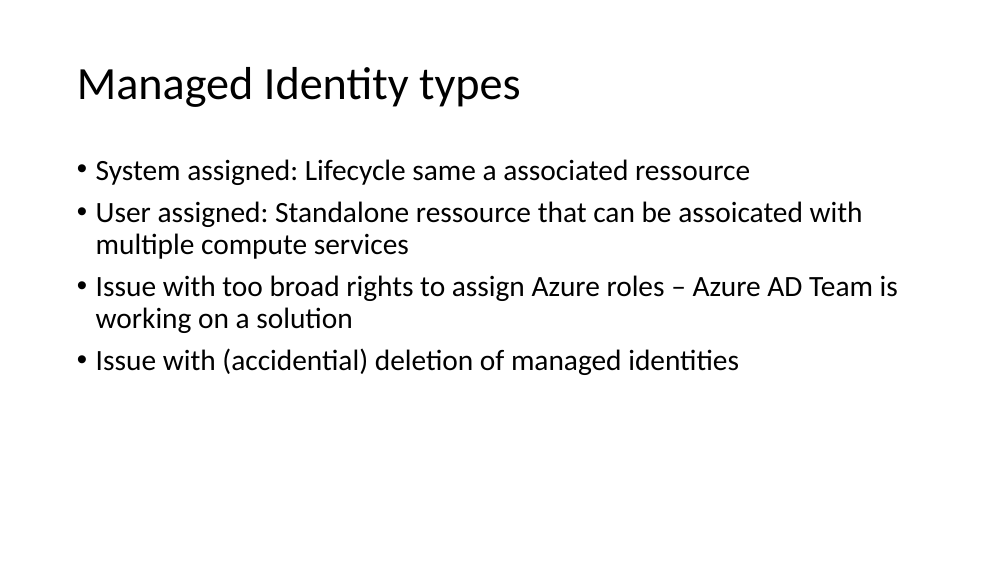
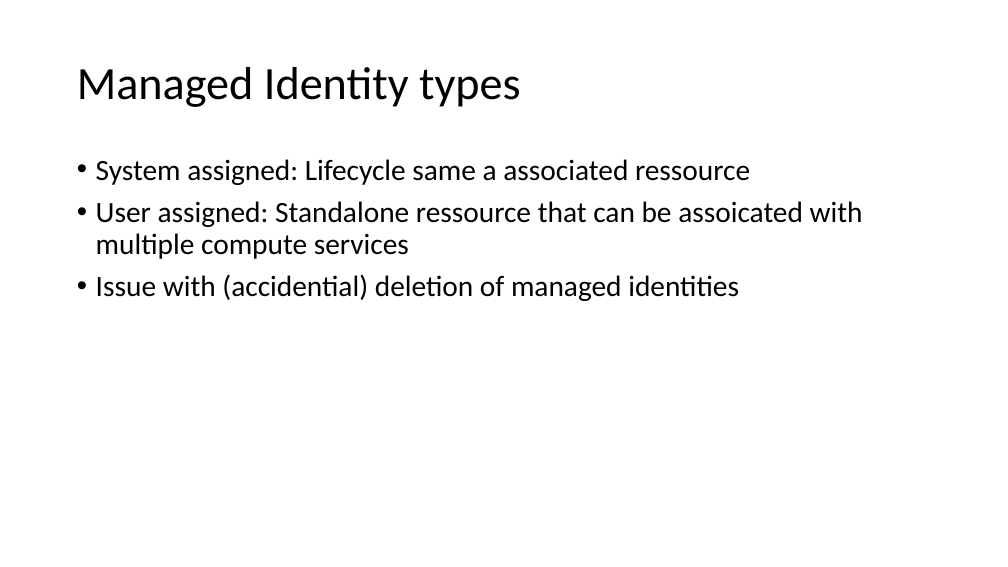
Before and after one commit to ErikEJ/CloudBurstDemo, a slide deck: slide 5 of ManagedIdentity.pptx. Drawn at 1008x567 pixels with LibreOffice and Linux fonts; fonts in the diff are those of the drawing. Boxes give left, top, right and bottom in pixels: in the first picture for what was removed or moved away, otherwise in the second. Text is boxed around its words. In the diff, an @@ line names an element or a change of style, - is before the commit and + after.

```diff
--- a/ManagedIdentity.pptx
+++ b/ManagedIdentity.pptx
@@ text at (96, 275, 898, 333): paragraph removed @@
-• Issue with too broad rights to assign Azure roles – Azure AD Team is working on a solution
```
Also in this commit, not shown: 2 other slides changed.
